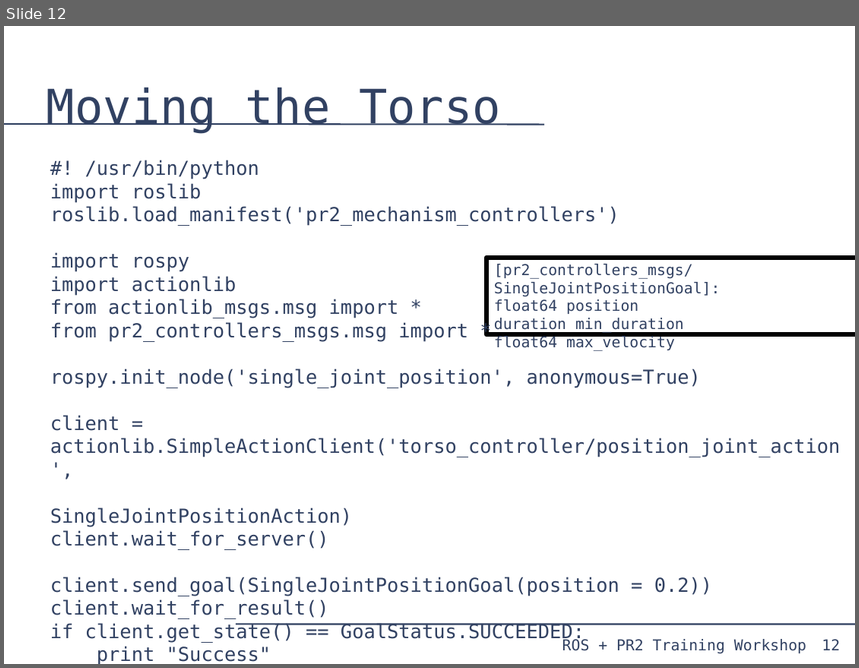
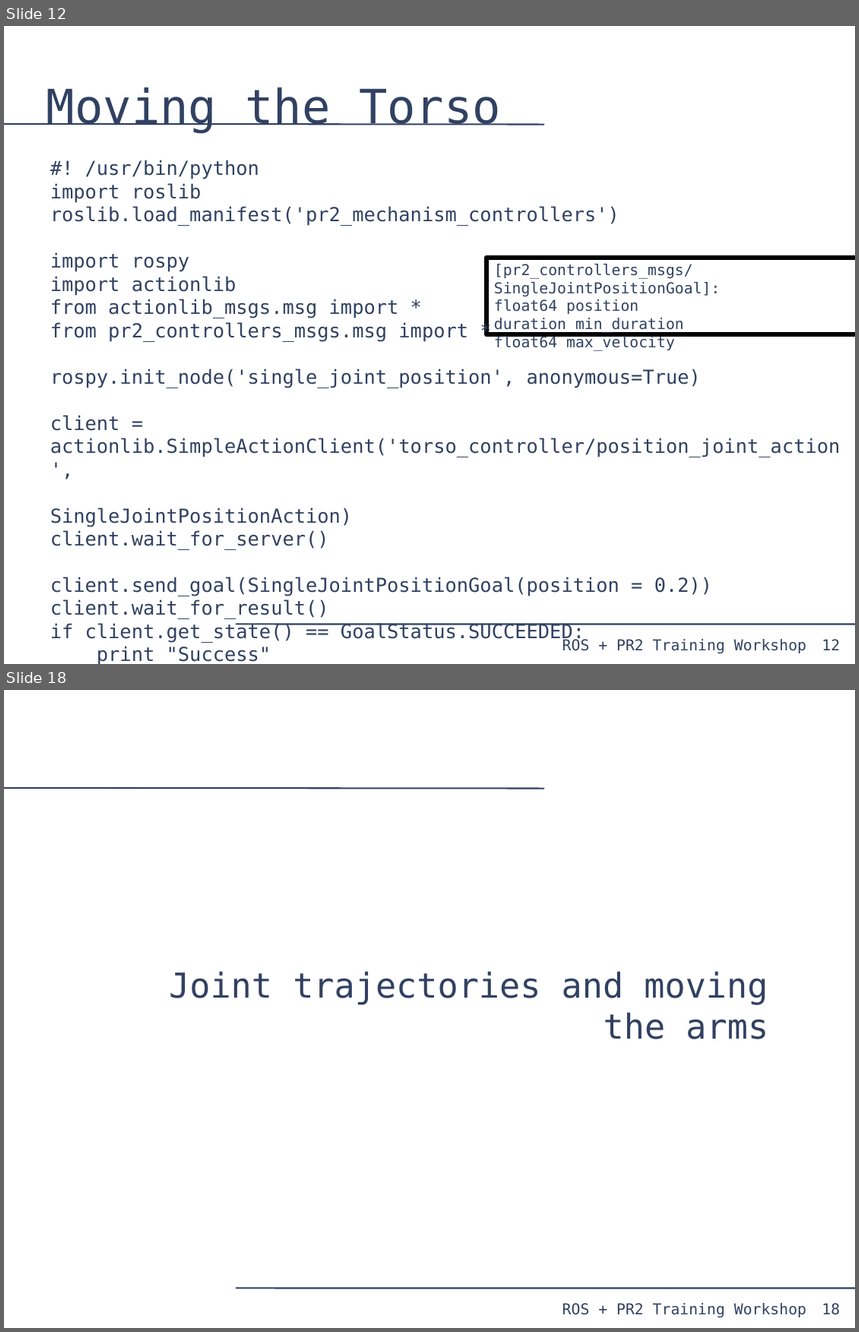
Before and after one commit to PR2/pr2_docs, a slide deck: pr2_training_workshop/moving_mechanism/slides.odp. Shown one above the other, each under a label of ours: slide 12 before the commit, slides 12 and 18 after it; the slides between them are not shown. The pictures are 859x668 and 859x1332 pixels, drawn with LibreOffice and Linux fonts; fonts in the diff are those of the drawing. Boxes give left, top, right and bottom in pixels: in the first picture for what was removed or moved away, otherwise in the second. Text is boxed around its words. In the diff, an @@ line names an element or a change of style, - is before the commit and + after.

Commit message:
moving the mechanism: gripper, head, and arm

```diff
--- a/pr2_training_workshop/moving_mechanism/slides.odp
+++ b/pr2_training_workshop/moving_mechanism/slides.odp
@@ slide 18 added at [4, 690, 855, 1328], background #FFFFFF; not listed: 4 template elements that a slide beside it also shows @@
@@ text added at [169, 971, 769, 1040], 32 pt, text #314162 @@
+Joint trajectories and moving the arms
```
Also in this commit, not shown: 10 other slides added.
